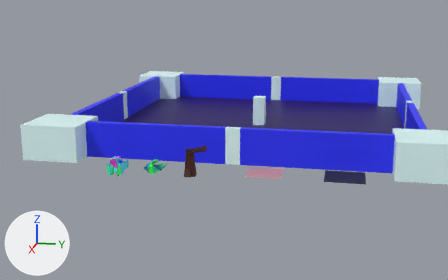
A saved change to the glTF model assets/models/world.gltf.
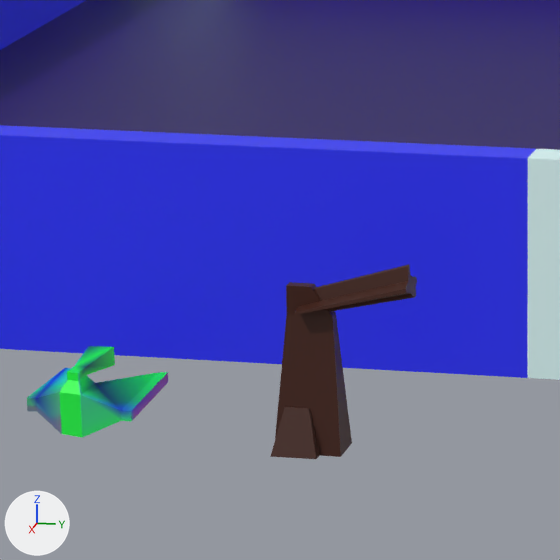
Each version appears first from a 50 mm lens placed at (210.7, 29.6, 46.7), pointed at (57.3, -1.1, 8.3), and next in a close-up on the part from 31% to 51% of the width and 37% to 69% of the height. Lighting does not change. The marker at lower left points along +X, +Y and +Z. Where no turn or scale is listed for an object, it has been applied to the vertices. Vertices at the same position are counted once.

In view in the first close-up: 'Floor', 'MiddlePillar02', 'Ship01', 'Tower', 'Wall02', 'Wall05'.
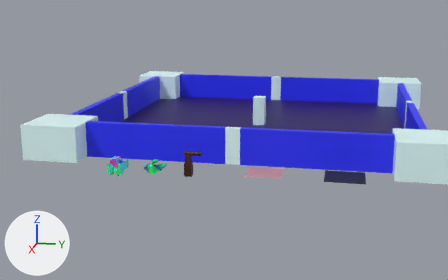
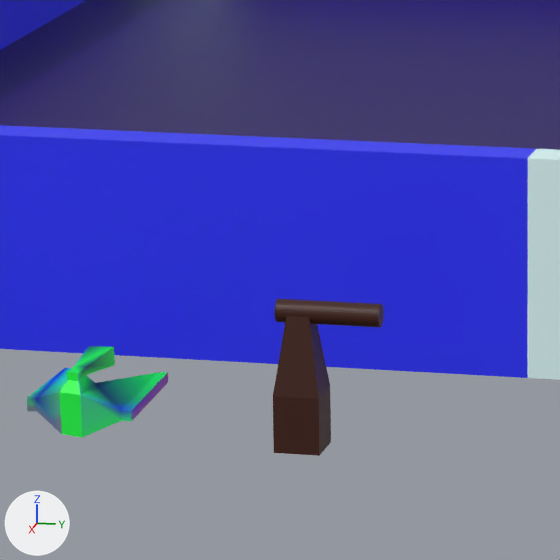
Commit message: changed blender model, started working on towers

What differs and where, as boxes (x1, y1, x2, y2) in the close-ups (560 x 560 px):
'Tower', reshaped (60% narrower, 28% shorter)
    before: (270, 265, 417, 459)
    after: (273, 316, 331, 456)
'TowerGun', added (brown)
    after: (275, 299, 384, 327)
part 1 of me_cube_001, rebuilt (24% narrower, 20% shorter)
    before: (275, 282, 352, 457)
    after: (273, 316, 331, 456)
part 2 of me_cube_001, deleted (brown)
    before: (295, 265, 417, 315)
part 3 of me_cube_001, deleted (brown)
    before: (270, 407, 319, 459)

The change, as a diff of the scene's bpy script:
```diff
--- a/assets/models/world.gltf.py
+++ b/assets/models/world.gltf.py
@@ img_tower_gun_texture @@
+img_tower_gun_texture = load_image('tower_gun_texture', 'tower_gun_texture.png', 1024, 1024, 'sRGB')
@@ mat_material @@
+mat_material = principled_material('Material')
+mat_material.texture = img_tower_gun_texture
@@ me_cube_001 @@
 # used by ob_tower; location = (60.0, -10.0, 0.0)
-me_cube_001.from_pydata(...)  # 82 vertices, 152 faces; spans x -1.6..1.54, y -1.0..4.97, z -1.0..7.29
+me_cube_001.from_pydata(...)  # 12 vertices, 20 faces; spans x -1.0..1.0, y -1.0..1.0, z -1.0..5.0
+# me_cube_001 part 1: the loose piece of 26 vertices spanning x -1.01..0.99, y -1.0..1.93, z -1.0..6.17 is rebuilt with 12 vertices and now spans x -1.0..1.0, y -1.0..1.0, z -1.0..5.0
+# me_cube_001 part 2: the loose piece of 48 vertices spanning x -0.97..1.08, y -0.07..4.97, z 4.81..7.29 is deleted
+# me_cube_001 part 3: the loose piece of 8 vertices spanning x -1.6..1.54, y -1.0..1.0, z -1.0..1.0 is deleted
 me_cube_001.materials.append(mat_material_017)
@@ me_cylinder @@
+me_cylinder.from_pydata(...)  # a 32-sided cylinder along y spanning x -0.49..0.49, y -1.0..3.5, z -0.49..0.49
+me_cylinder.materials.append(mat_material)  # picture img_tower_gun_texture
@@ ob_towergun @@
+ob_towergun = bpy.data.objects.new('TowerGun', me_cylinder)
+ob_towergun.location = (60.0, -10.0, 5.0)
```
